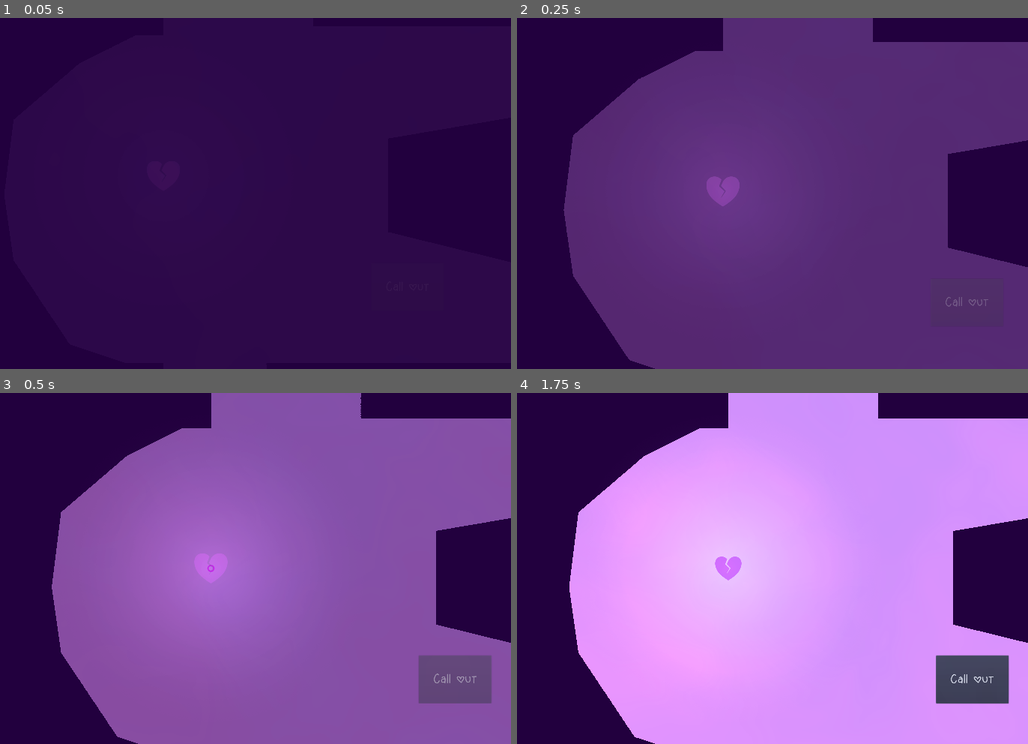
Above: before the commit, frames 1-4 (two rows, left to right).
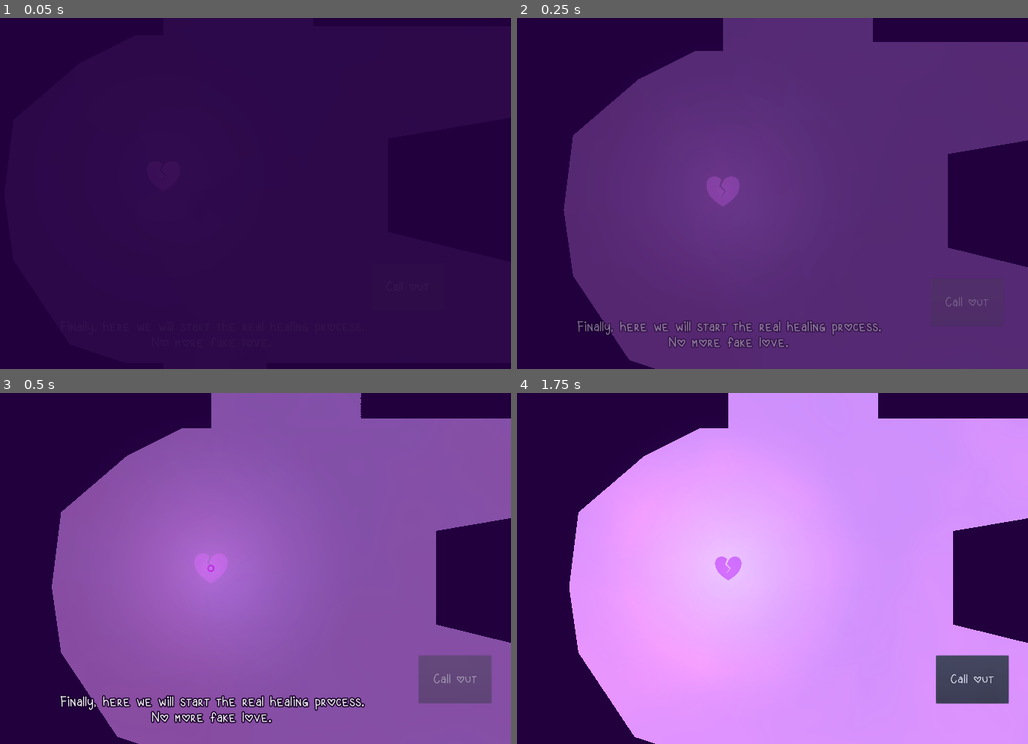
Above: after the commit, the same moments.

Repository: SanderVanhove/meeting-hearts
Game: Godot game, scene res://Screens/Level/Level3.tscn
Two runs of this game, one before a commit and one after it. Both use one fixed random seed, a clock stepped at 60 frames per second and the inputs below. This scene is started directly instead of the project's main scene. Sound files missing from this copy of the repository are replaced by a short silence.
Inputs (mouse positions are in pixels of both pictures, inside the frame that each line leads up to):
- Up to frame 1 (0.05 s): no input
- Up to frame 2 (0.25 s): no input
- Up to frame 3 (0.5 s): no input
- Up to frame 4 (1.75 s): move the mouse to (859, 550) at 0.52 s; hold Right (ui_right) 0.53-1.25 s; hold Space (call) 0.53-1.25 s; click (859, 550) at 0.67 s; drag from (608, 586) to (726, 568) at 1.27 s

The runs differ from the first frame. In frame 2, 1.3% of the frame differs, in the area x 11-72%, y 86-95%; in frame 3, 1.8%; in frame 4, nothing differs.

Commit message:
Add level 3 dialog

Diff:
--- a/src/Screens/Level/Level3.tscn
+++ b/src/Screens/Level/Level3.tscn
@@ -1,9 +1,24 @@
-[gd_scene load_steps=36 format=2]
+[gd_scene load_steps=59 format=2]
 
 [ext_resource path="res://Screens/Level/Level.tscn" type="PackedScene" id=1]
 [ext_resource path="res://Things/Wall/Wall.tscn" type="PackedScene" id=2]
 [ext_resource path="res://Things/Enemy/Enemy.tscn" type="PackedScene" id=3]
 [ext_resource path="res://Things/Spawn/Spawn.tscn" type="PackedScene" id=4]
+[ext_resource path="res://Things/VoiceOver/AudioLines/level3_02_3.wav" type="AudioStream" id=5]
+[ext_resource path="res://Things/VoiceOver/AudioLines/level3_02_4.wav" type="AudioStream" id=6]
+[ext_resource path="res://Things/VoiceOver/AudioLines/level3_02.wav" type="AudioStream" id=7]
+[ext_resource path="res://Things/VoiceOver/AudioLines/level3_02_2.wav" type="AudioStream" id=8]
+[ext_resource path="res://Things/VoiceOver/AudioLines/level3_02_5.wav" type="AudioStream" id=9]
+[ext_resource path="res://Things/VoiceOver/VoiceOver.tscn" type="PackedScene" id=10]
+[ext_resource path="res://Things/VoiceOver/AudioLines/level3_06_2.wav" type="AudioStream" id=11]
+[ext_resource path="res://Things/VoiceOver/AudioLines/level3_05.wav" type="AudioStream" id=12]
+[ext_resource path="res://Things/VoiceOver/AudioLines/level3_06_1.wav" type="AudioStream" id=13]
+[ext_resource path="res://Things/VoiceOver/AudioLines/level3_06_3.wav" type="AudioStream" id=14]
+[ext_resource path="res://Things/VoiceOver/AudioLines/level3_03.wav" type="AudioStream" id=15]
+[ext_resource path="res://Things/VoiceOver/AudioLines/level3_01.wav" type="AudioStream" id=16]
+[ext_resource path="res://Things/VoiceOver/AudioLines/level3_04.wav" type="AudioStream" id=17]
+[ext_resource path="res://Things/VoiceOver/AudioLines/level3_08.wav" type="AudioStream" id=18]
+[ext_resource path="res://Things/VoiceOver/AudioLines/level3_09.wav" type="AudioStream" id=19]
 
 [sub_resource type="OccluderPolygon2D" id=1]
 polygon = PoolVector2Array( 1056, -992, 960, -992, 768, -896, 544, -704, 512, -448, 544, -224, 736, 64, 928, 128, 1056, …(1358 unchanged characters)…
@@ -21,10 +36,10 @@
 polygon = PoolVector2Array( -2816, -704, -2816, -1024, -2560, -1440, -2016, -1760, -1824, -1888, -1513.65, -1866.22, -1 …(488 unchanged characters)…
 
 [sub_resource type="OccluderPolygon2D" id=6]
-polygon = PoolVector2Array( 224, 3072, 288, 1568, 832, 992,  …(249 unchanged characters)… , 6592, 2912, 6656, 2752, 6816, 2720, 6752, 1632, 6336, 1568, 5984, 1216, 5952,  …(191 unchanged characters)…
+polygon = PoolVector2Array( 224, 3072, 288, 1568, 832, 992,  …(249 unchanged characters)… , 6592, 2912, 6656, 2752, 6816, 2720, 6784, 2048, 6848, 1920, 6752, 1632, 6336, 1568, 5984, 1216, 5952,  …(191 unchanged characters)…
 
 [sub_resource type="OccluderPolygon2D" id=7]
-polygon = PoolVector2Array( 736, 256, 704, -384, 1120, -672, …(186 unchanged characters)… 4, 5184, 3296, 4928, 3680, 4576, 4032, 4608, 4896, 4832, 4928, 7552, 2816, 6048, -1728, -256, -1248, 640, 416 )
+polygon = PoolVector2Array( 736, 256, 704, -384, 1120, -672, …(186 unchanged characters)… 4, 5184, 3296, 4928, 3680, 4576, 4032, 4544, 4448, 4608, 4896, 4832, 4928, 7552, 2816, 6048, -1728, -256, -1248, 640, 416 )
 
 [sub_resource type="OccluderPolygon2D" id=8]
 polygon = PoolVector2Array( -128, -160, -128, 160, 224, 160, 224, -160 )
@@ -47,43 +62,67 @@
 [sub_resource type="OccluderPolygon2D" id=14]
 polygon = PoolVector2Array( -64, -96, 160, -64, 480, -96, 576, 96, 160, 160, -96, 160, -160, -64 )
 
-[sub_resource type="OccluderPolygon2D" id=25]
+[sub_resource type="OccluderPolygon2D" id=15]
 polygon = PoolVector2Array( 64, 0, 416, -160, 448, -256, 736, 0, 1024, 128, 1024, 576, 992, 960, 672, 1088, 448, 1248,  …(284 unchanged characters)…
 
-[sub_resource type="OccluderPolygon2D" id=26]
+[sub_resource type="OccluderPolygon2D" id=16]
 polygon = PoolVector2Array( -160, -96, -256, -384, -96, -608, 160, -768, 544, -576, 1216, -544, 1408, -320, 1280, -96, 1056, -352, 480, -384, 128, -480, 32, -160, -96, 128, -192, 128 )
 
-[sub_resource type="OccluderPolygon2D" id=27]
-polygon = PoolVector2Array( 0, 0, 1472, 2080, 1632, 3328, 3040, 3712, 4832, 3264, 5056, 1696, 4640, 768, 3552, 416, 2304, 544, 288, -1504, 5408, -1632, 6336, 1920, 4672, 3840, 1472, 4544 )
-
-[sub_resource type="RectangleShape2D" id=15]
+[sub_resource type="OccluderPolygon2D" id=17]
+polygon = PoolVector2Array( -96, 0, 1472, 2080, 1632, 3328, 3040, 3712, 4832, 3264, 5056, 1696, 4640, 768, 3552, 416, 2304, 544, 288, -1504, 5408, -1632, 6336, 1920, 4672, 3840, 1472, 4544 )
+
+[sub_resource type="RectangleShape2D" id=32]
+extents = Vector2( 160, 256 )
+
+[sub_resource type="RectangleShape2D" id=33]
+extents = Vector2( 160, 352 )
+
+[sub_resource type="RectangleShape2D" id=34]
+extents = Vector2( 768, 704 )
+
+[sub_resource type="RectangleShape2D" id=35]
+extents = Vector2( 320, 128 )
+
+[sub_resource type="RectangleShape2D" id=36]
+extents = Vector2( 832, 736 )
+
+[sub_resource type="RectangleShape2D" id=37]
+extents = Vector2( 480, 448 )
+
+[sub_resource type="RectangleShape2D" id=38]
+extents = Vector2( 736, 128 )
+
+[sub_resource type="RectangleShape2D" id=39]
+extents = Vector2( 192, 416 )
+
+[sub_resource type="RectangleShape2D" id=18]
 extents = Vector2( 160, 448 )
 
-[sub_resource type="RectangleShape2D" id=16]
+[sub_resource type="RectangleShape2D" id=19]
 extents = Vector2( 128, 352 )
 
-[sub_resource type="RectangleShape2D" id=17]
+[sub_resource type="RectangleShape2D" id=20]
 extents = Vector2( 416, 64 )
 
-[sub_resource type="RectangleShape2D" id=18]
+[sub_resource type="RectangleShape2D" id=21]
 extents = Vector2( 96, 288 )
 
-[sub_resource type="RectangleShape2D" id=19]
+[sub_resource type="RectangleShape2D" id=22]
 extents = Vector2( 352, 32 )
 
-[sub_resource type="RectangleShape2D" id=20]
+[sub_resource type="RectangleShape2D" id=23]
 extents = Vector2( 32, 352 )
 
-[sub_resource type="RectangleShape2D" id=21]
+[sub_resource type="RectangleShape2D" id=24]
 extents = Vector2( 384, 32 )
 
-[sub_resource type="RectangleShape2D" id=22]
+[sub_resource type="RectangleShape2D" id=25]
 extents = Vector2( 32, 224 )
 
-[sub_resource type="RectangleShape2D" id=23]
+[sub_resource type="RectangleShape2D" id=26]
 extents = Vector2( 224, 32 )
 
-[sub_resource type="RectangleShape2D" id=24]
+[sub_resource type="RectangleShape2D" id=27]
 extents = Vector2( 256, 32 )
 
 [sub_resource type="RectangleShape2D" id=28]
@@ -182,18 +221,95 @@
 
 [node name="Wall18" parent="Wals" index="17" instance=ExtResource( 2 )]
 position = Vector2( 8768, 2496 )
-occluder = SubResource( 25 )
+occluder = SubResource( 15 )
 
 [node name="Wall20" parent="Wals" index="18" instance=ExtResource( 2 )]
 position = Vector2( 13920, 5504 )
-occluder = SubResource( 26 )
+occluder = SubResource( 16 )
 
 [node name="Wall19" parent="Wals" index="19" instance=ExtResource( 2 )]
 position = Vector2( 10880, 1152 )
-occluder = SubResource( 27 )
+occluder = SubResource( 17 )
 
 [node name="EndVoiceOver" parent="VoiceOvers" index="0"]
 position = Vector2( 13568, 3392 )
+text = [ "Its a mirror. Are you surprised?
+Love comes from within us, before we can give it to others, we must have it for ourselves.", "Self love is the starting point of your healing,
+but not the end.", "Hey, thanks for playing the game and hanging out with me, I really appreciate it.
+Hope I didn't bum you out on valentines.", "Want to share your
+experience, give feedback or just say hi?
+Just contact me, I would love to hear from you.", "Bye bye now, have a great day!" ]
+audio_stream = [ ExtResource( 7 ), ExtResource( 8 ), ExtResource( 5 ), ExtResource( 6 ), ExtResource( 9 ) ]
+
+[node name="VoiceOver" parent="VoiceOvers" index="1" instance=ExtResource( 10 )]
+text = [ "Finally, here we will start the real healing process.
+No more fake love." ]
+audio_stream = [ ExtResource( 16 ) ]
+
+[node name="CollisionShape2D" type="CollisionShape2D" parent="VoiceOvers/VoiceOver" index="4"]
+shape = SubResource( 32 )
+
+[node name="VoiceOver2" parent="VoiceOvers" index="2" instance=ExtResource( 10 )]
+position = Vector2( 4832, -6272 )
+text = [ "Ow look at that, you found my secret badge for secret-searchers.
+Congratulations!" ]
+audio_stream = [ ExtResource( 15 ) ]
+
+[node name="CollisionShape2D" type="CollisionShape2D" parent="VoiceOvers/VoiceOver2" index="4"]
+shape = SubResource( 33 )
+
+[node name="VoiceOver3" parent="VoiceOvers" index="3" instance=ExtResource( 10 )]
+position = Vector2( 3840, -2944 )
+text = [ "Is love the goal,
+or just one of life's joys?" ]
+audio_stream = [ ExtResource( 17 ) ]
+
+[node name="CollisionShape2D" type="CollisionShape2D" parent="VoiceOvers/VoiceOver3" index="4"]
+shape = SubResource( 34 )
+
+[node name="VoiceOver4" parent="VoiceOvers" index="4" instance=ExtResource( 10 )]
+position = Vector2( 6720, -1344 )
+text = [ "Don't forget that you can use [Spacebar] to call out." ]
+audio_stream = [ ExtResource( 12 ) ]
+
+[node name="CollisionShape2D" type="CollisionShape2D" parent="VoiceOvers/VoiceOver4" index="4"]
+shape = SubResource( 35 )
+
+[node name="VoiceOver5" parent="VoiceOvers" index="5" instance=ExtResource( 10 )]
+position = Vector2( 6368, 3840 )
+text = [ "Maybe I'm too young to understand.
+Or maybe I'm too old to stop questioning.", "Maybe I'm never ready.
+Is that ok?", "I hope so." ]
+audio_stream = [ ExtResource( 13 ), ExtResource( 11 ), ExtResource( 14 ) ]
+
+[node name="CollisionShape2D" type="CollisionShape2D" parent="VoiceOvers/VoiceOver5" index="4"]
+shape = SubResource( 36 )
+
+[node name="VoiceOver6" parent="VoiceOvers" index="6" instance=ExtResource( 10 )]
+position = Vector2( 11072, 640 )
+
+[node name="CollisionShape2D" type="CollisionShape2D" parent="VoiceOvers/VoiceOver6" index="4"]
+position = Vector2( 320, 128 )
+shape = SubResource( 37 )
+
+[node name="VoiceOver7" parent="VoiceOvers" index="7" instance=ExtResource( 10 )]
+position = Vector2( 2208, 3456 )
+text = [ "Ah, another dead end, don't worry too much about these.
+They are just part of life." ]
+audio_stream = [ ExtResource( 18 ) ]
+
+[node name="CollisionShape2D" type="CollisionShape2D" parent="VoiceOvers/VoiceOver7" index="4"]
+position = Vector2( 0, 160 )
+shape = SubResource( 38 )
+
+[node name="VoiceOver8" parent="VoiceOvers" index="8" instance=ExtResource( 10 )]
+position = Vector2( 9152, 2912 )
+text = [ "You get a star for your excellent exploration! Well done!" ]
+audio_stream = [ ExtResource( 19 ) ]
+
+[node name="CollisionShape2D" type="CollisionShape2D" parent="VoiceOvers/VoiceOver8" index="4"]
+position = Vector2( -96, 288 )
+shape = SubResource( 39 )
 
 [node name="Enemy" parent="Enemies" index="0" instance=ExtResource( 3 )]
 position = Vector2( 1536, -1280 )
@@ -328,13 +444,13 @@
 position = Vector2( 9216, 3520 )
 
 [node name="Enemy45" parent="Enemies" index="44" instance=ExtResource( 3 )]
-position = Vector2( 10976, 960 )
+position = Vector2( 10912, 1024 )
 
 [node name="Enemy46" parent="Enemies" index="45" instance=ExtResource( 3 )]
-position = Vector2( 11104, 1184 )
+position = Vector2( 11008, 1184 )
 
 [node name="Enemy47" parent="Enemies" index="46" instance=ExtResource( 3 )]
-position = Vector2( 11232, 1472 )
+position = Vector2( 11264, 1600 )
 
 [node name="Enemy48" parent="Enemies" index="47" instance=ExtResource( 3 )]
 position = Vector2( 11456, 1760 )
@@ -445,7 +561,7 @@
 position = Vector2( 12032, 2592 )
 
 [node name="Enemy84" parent="Enemies" index="83" instance=ExtResource( 3 )]
-position = Vector2( 11136, 1344 )
+position = Vector2( 11136, 1408 )
 
 [node name="Enemy85" parent="Enemies" index="84" instance=ExtResource( 3 )]
 position = Vector2( 14048, 4224 )
Not shown: 1 places in src/Screens/Level/Level3.tscn that only renumber resources
Not shown, changed: src/Screens/Level/script.txt
Not shown, added: src/Things/VoiceOver/AudioLines/level3_01.wav.import
Not shown, added: src/Things/VoiceOver/AudioLines/level3_02.wav.import
Not shown, added: src/Things/VoiceOver/AudioLines/level3_02_2.wav.import
Not shown, added: src/Things/VoiceOver/AudioLines/level3_02_3.wav.import
Not shown, added: src/Things/VoiceOver/AudioLines/level3_02_4.wav.import
Not shown, added: src/Things/VoiceOver/AudioLines/level3_02_5.wav.import
Not shown, added: src/Things/VoiceOver/AudioLines/level3_03.wav.import
Not shown, added: src/Things/VoiceOver/AudioLines/level3_04.wav.import
Not shown, added: src/Things/VoiceOver/AudioLines/level3_05.wav.import
Not shown, added: src/Things/VoiceOver/AudioLines/level3_06_1.wav.import
(and 20 more such lines)
